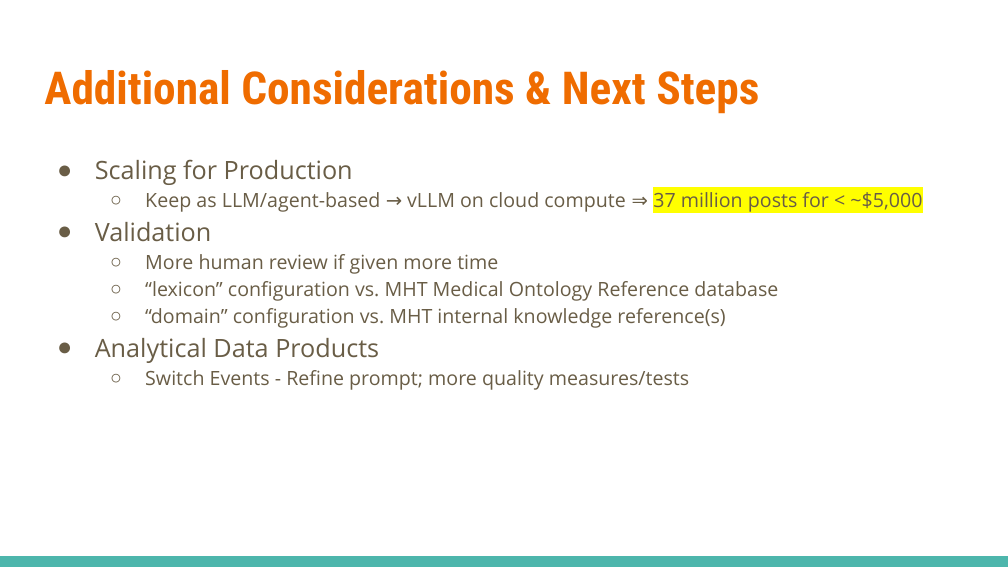
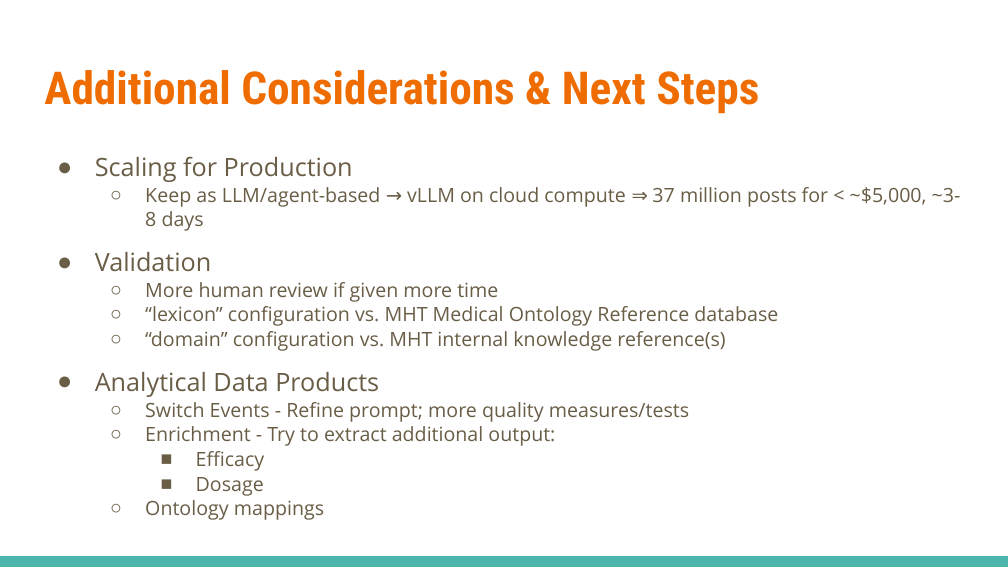
Before and after one commit to javidferguson/mht-cs, a slide deck: slide 18 of docs/MHT - Case Study.pptx (slide 19 before the commit). Drawn at 1008x567 pixels with LibreOffice and Linux fonts; fonts in the diff are those of the drawing. Boxes give left, top, right and bottom in pixels: in the first picture for what was removed or moved away, otherwise in the second. Text is boxed around its words. In the diff, an @@ line names an element or a change of style, - is before the commit and + after.

```diff
--- a/docs/MHT - Case Study.pptx
+++ b/docs/MHT - Case Study.pptx
@@ text at [95, 156, 778, 422]: line spacing 1.15 to 1.05; more space between paragraphs @@
@@ text at [145, 187, 961, 231]: text changed @@
-  ○ Keep as LLM/agent-based → vLLM on cloud compute ⇒ 37 million posts for < ~$5,000
+  ○ Keep as LLM/agent-based → vLLM on cloud compute ⇒ 37 million posts for < ~$5,000, ~3-8 days
@@ text at [145, 426, 555, 520]: paragraphs added @@
+  ○ Enrichment - Try to extract additional output:
+    ■ Efficacy
+    ■ Dosage
+  ○ Ontology mappings
```
Also in this commit, not shown: 1 other slide changed, 1 slide added, 1 other file.
